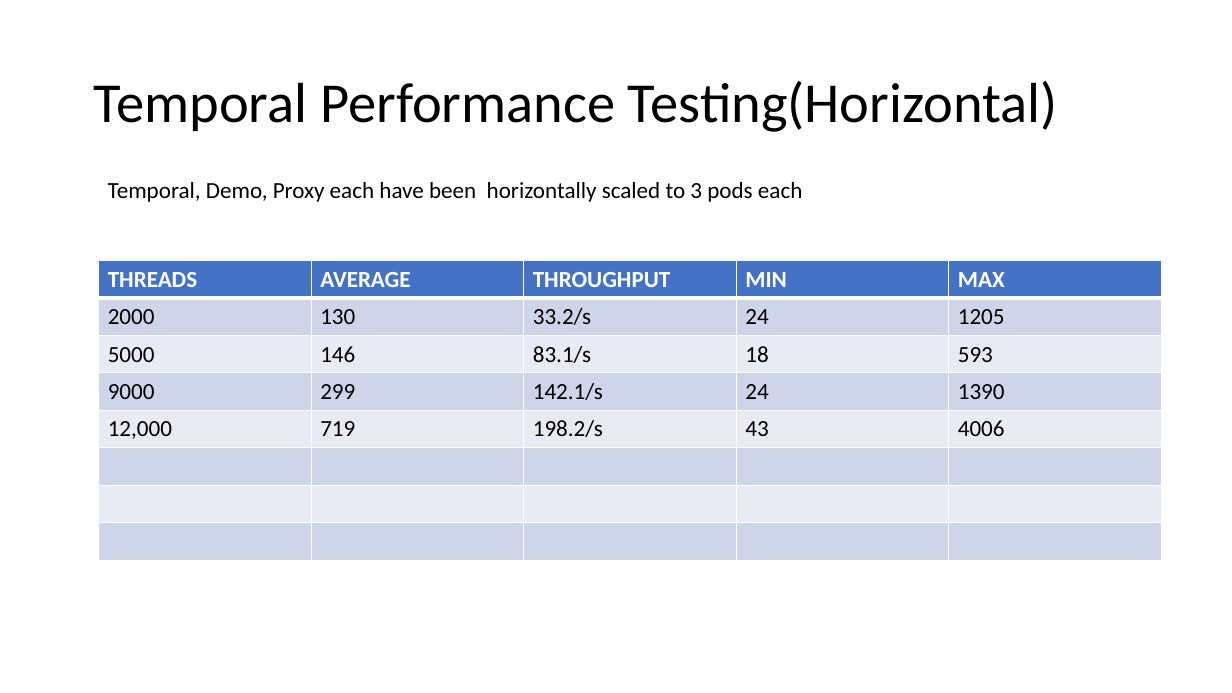
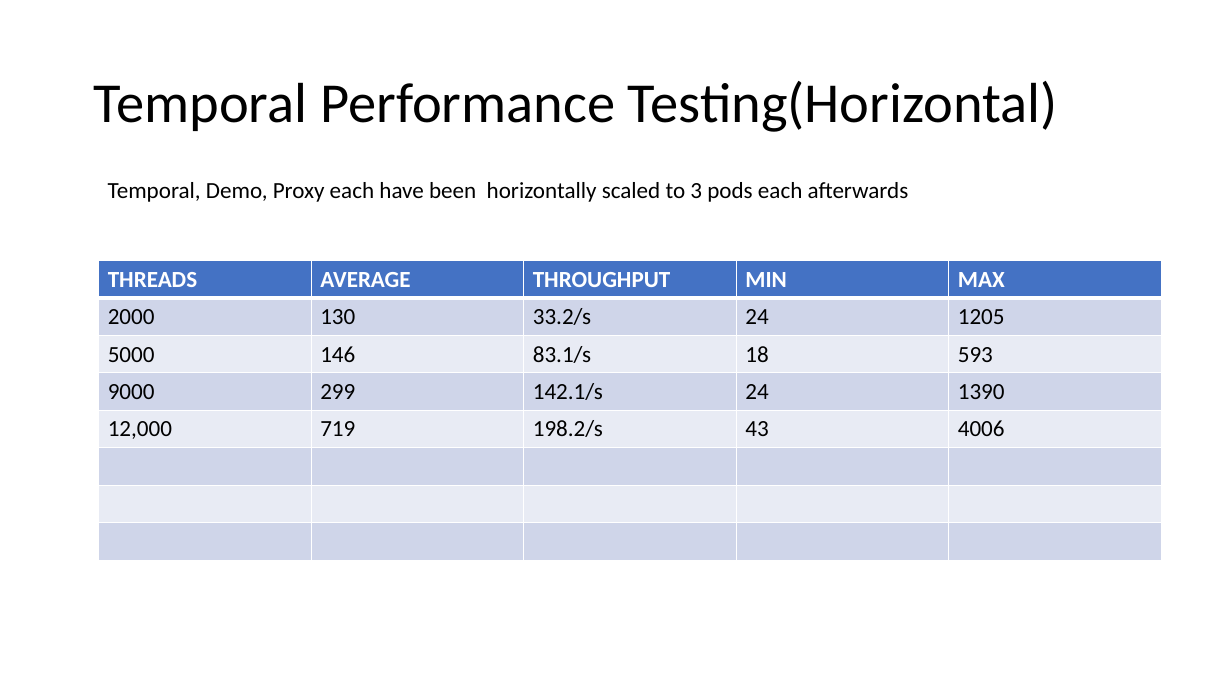
Before and after one commit to skarmanya/Temporal, a slide deck: slide 2 of TemporalPPT.pptx. Drawn at 1232x693 pixels with LibreOffice and Linux fonts; fonts in the diff are those of the drawing. Boxes give left, top, right and bottom in pixels: in the first picture for what was removed or moved away, otherwise in the second. Text is boxed around its words. In the diff, an @@ line names an element or a change of style, - is before the commit and + after.

```diff
--- a/TemporalPPT.pptx
+++ b/TemporalPPT.pptx
@@ text at [108,182,909,202]: text changed @@
-Temporal, Demo, Proxy each have been horizontally scaled to 3 pods each
+Temporal, Demo, Proxy each have been horizontally scaled to 3 pods each afterwards
```
Also in this commit, not shown: 1 other slide changed, 1 slide added, 20 other files.
